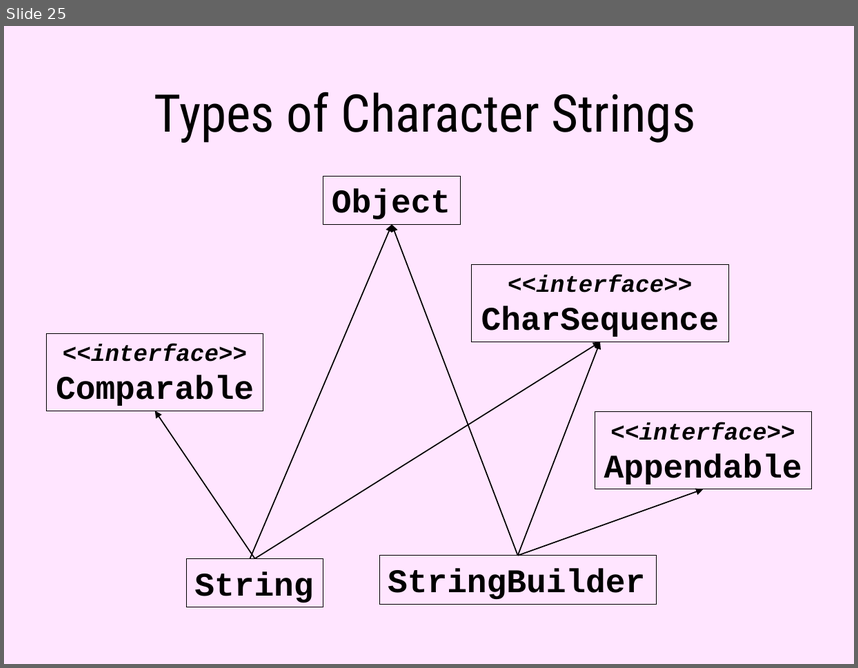
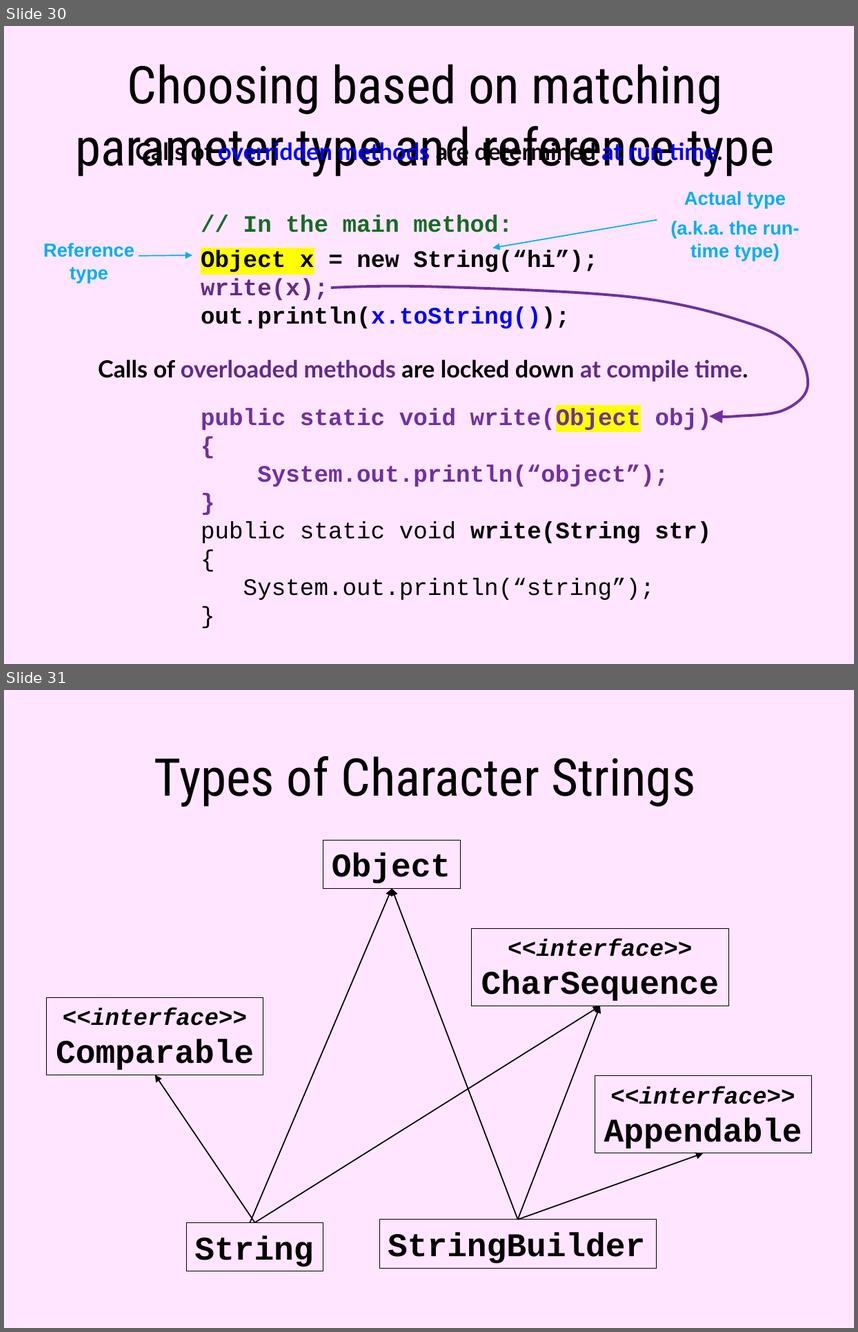
Before and after one commit to Cy-FairCS/cs3, a slide deck: u05a_abstractClasses/notes/_abstract_classes - Day 2.pptx. Shown one above the other, each under a label of ours: slide 25 before the commit, slides 30 and 31 after it. The pictures are 858x668 and 858x1332 pixels, drawn with LibreOffice and Linux fonts; fonts in the diff are those of the drawing. Boxes give left, top, right and bottom in pixels: in the first picture for what was removed or moved away, otherwise in the second. Text is boxed around its words. In the diff, an @@ line names an element or a change of style, - is before the commit and + after.

```diff
--- a/u05a_abstractClasses/notes/_abstract_classes - Day 2.pptx
+++ b/u05a_abstractClasses/notes/_abstract_classes - Day 2.pptx
@@ slide 30 added at [4,26,854,664], background #FFE5FF @@
@@ text added at [75,64,774,176], 44 pt, text #000000 @@
+Choosing based on matching
+parameter type and reference type
@@ text added at [135,140,722,165], 20 pt, text #0000FF, bold @@
+Calls of overridden methods are determined at run time.
@@ text added at [671,191,800,261], 16 pt, text #00B0F0, bold @@
+Actual type
+(a.k.a. the run-time type)
@@ text added at [201,214,598,329], 20 pt, text #000000, bold @@
+// In the main method:
+Object x = new String(“hi”);
+write(x);
+out.println(x.toString());
@@ arrow added from (657, 220) to (493, 248), #00B0F0 1 pt @@
@@ text added at [43,243,134,283], 16 pt, text #00B0F0, bold @@
+Reference type
@@ arrow added from (139, 256) to (193, 254), #00B0F0 1 pt @@
@@ freeform shape added at [331,286,808,416], outline #7030A0 2.25 pt @@
@@ text added at [98,359,748,381], 20 pt, text #612A8A, bold @@
+Calls of overloaded methods are locked down at compile time.
@@ text added at [201,408,712,599], 20 pt, text #7030A0, bold @@
+public static void write(Object obj)
+{
+System.out.println(“object”);
+}
+public static void write(String str)
+{
+System.out.println(“string”);
+}
@@ what was slide 25 is now slide 31 @@
```
Also in this commit, not shown: 4 slides changed, 5 other slides added.
